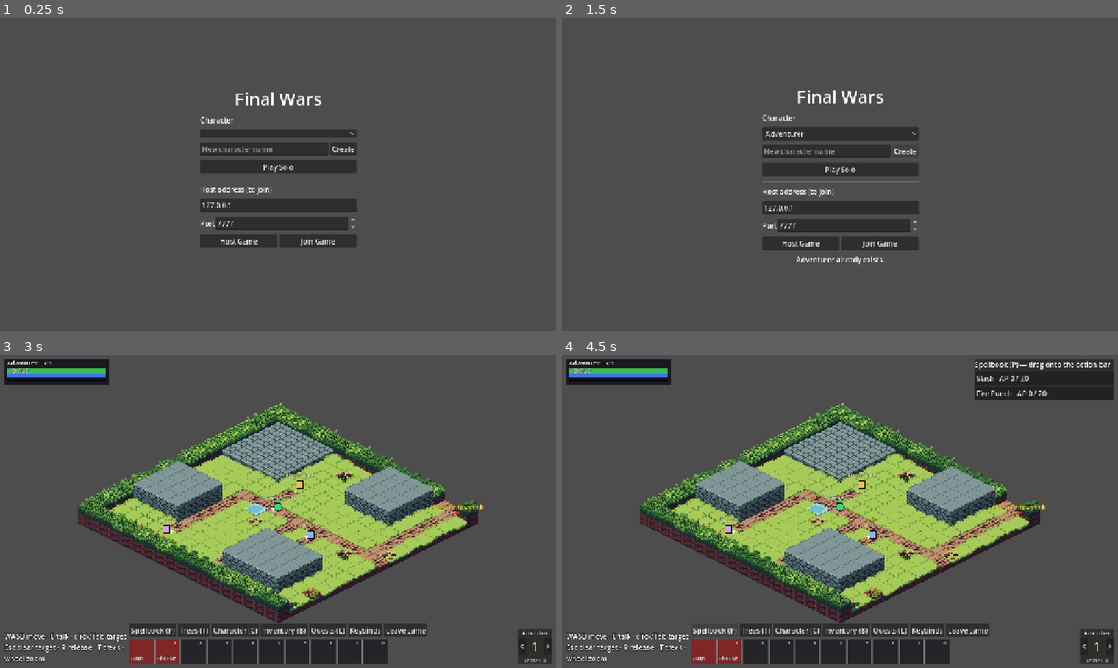
Above: before the commit, frames 1-4 (two rows, left to right).
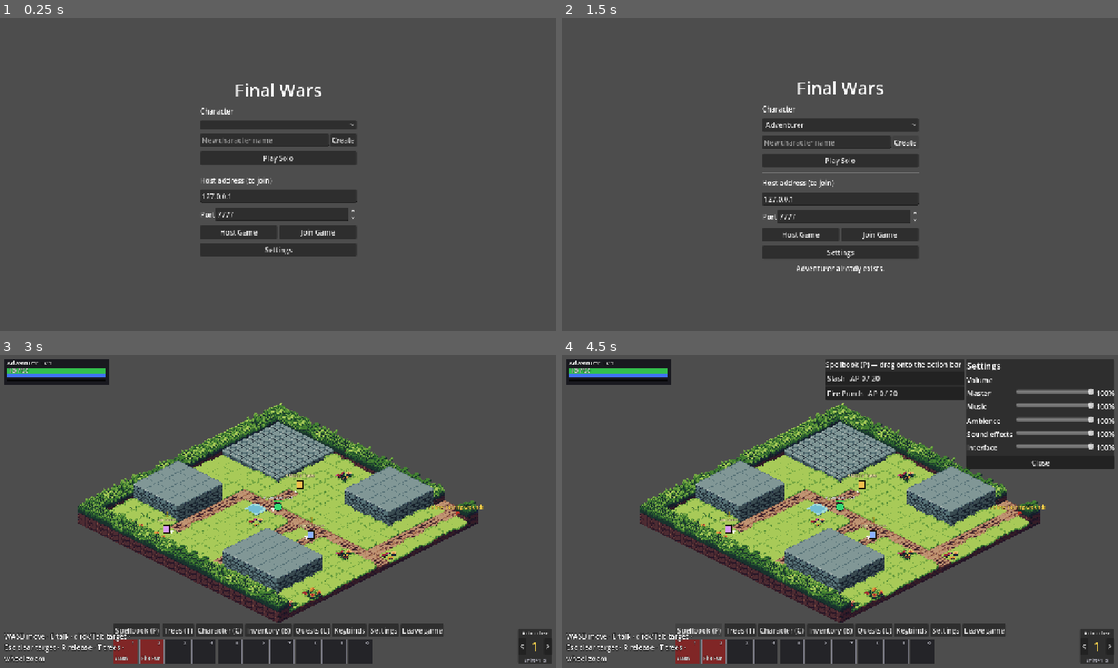
Above: after the commit, the same moments.

Repository: victorduvergermacarons-lang/Final-Wars
Game: Godot game, scene res://scenes/main.tscn
The game is run twice, just before and just after one commit, with the same random seed, the same clock (stepped at 60 frames per second) and the same inputs.
Inputs (mouse positions are in pixels of both pictures, inside the frame that each line leads up to):
- Up to frame 1 (0.25 s): no input
- Up to frame 2 (1.5 s): click "Create" at 0.5 s; click "Create" at 1.25 s
- Up to frame 3 (3 s): click (278, 589) at 2 s, where only the run after the commit has a clickable "Settings"; click "Play Solo" at 2.75 s
- Up to frame 4 (4.5 s): click (945, 630) at 3.5 s, where only the run after the commit has a clickable "Settings"; click "Spellbook (P)" at 4.25 s

The runs differ from the first frame. In frame 1, 7.1% of the frame differs, in the area x 36-65%, y 20-77%; in frame 2, 7.3%; in frame 3, 2.2%; in frame 4, 12%, in the area x 20-100%, y 1-99%.

Commit message:
Settings window with a volume slider per audio bus
Master, Music, Ambience, Sound effects and Interface sliders, applied at once
and saved per player in user://settings.cfg [audio]. Opens from a Settings
button on the main menu and in the HUD.

Co-Authored-By: Claude Opus 5.5 <noreply@anthropic.com>
Claude-Session: https://claude.ai/code/session_01NkxcXD4xqQYvGrzBVzDJEX

Diff:
--- /dev/null
+++ b/tests/unit/test_settings_window.gd
@@ -0,0 +1,26 @@
+extends GutTest
+## The Settings window: one volume slider per bus, applied at once, saved per player.
+
+const PATH := "user://test_settings_window.cfg"
+
+
+func after_each() -> void:
+	for bus in AudioConfig.BUSES:
+		Audio.set_volume(bus, 1.0)
+	DirAccess.remove_absolute(ProjectSettings.globalize_path(PATH))
+
+
+func test_a_slider_per_bus_that_changes_and_saves_the_volume() -> void:
+	var w := SettingsWindow.new()
+	w.settings_path = PATH
+	add_child_autofree(w)
+	assert_eq(w.sliders.keys(), AudioConfig.BUSES, "Master, Music, Ambience, SFX, UI")
+	w.sliders["Music"].value = 40
+	assert_almost_eq(Audio.get_volume("Music"), 0.4, 0.01, "applies at once")
+	w.sliders["UI"].value = 0
+	assert_almost_eq(Audio.get_volume("UI"), 0.0, 0.01, "0 mutes")
+	w.save()
+	var saved := SettingsStore.load_volumes(PATH)
+	assert_almost_eq(saved["Music"], 0.4, 0.01)
+	assert_almost_eq(saved["UI"], 0.0, 0.01)
+	assert_almost_eq(saved["Master"], 1.0, 0.01)
--- a/ui/hud/hud.gd
+++ b/ui/hud/hud.gd
@@ -55,6 +55,7 @@
 var loot_window: LootWindow
 var vendor_window: VendorWindow
 var quest_log: QuestLogWindow
+var settings_window: SettingsWindow
 var _tracker: RichTextLabel
 var _page_label: Label
 var _spellbook: SpellbookPanel
@@ -114,6 +115,7 @@
 	buttons.add_child(_small_button("Quests (L)", func(): _toggle(quest_log)))
 	_bind_button = _small_button("Keybinds", func(): _set_bind_mode(not bind_mode))
 	buttons.add_child(_bind_button)
+	buttons.add_child(_small_button("Settings", func(): _toggle(settings_window)))
 	buttons.add_child(_small_button("Leave game", func(): leave_requested.emit()))
 	var bar := HBoxContainer.new()
 	bar.add_theme_constant_override("separation", 4)
@@ -178,6 +180,10 @@
 	quest_log = QuestLogWindow.new(self)
 	quest_log.visible = false
 	right.add_child(quest_log)
+	settings_window = SettingsWindow.new()
+	settings_window.settings_path = settings_path
+	settings_window.visible = false
+	right.add_child(settings_window)
 	for panel in right.get_children():
 		panel.size_flags_vertical = Control.SIZE_SHRINK_BEGIN
 
--- a/ui/main_menu.gd
+++ b/ui/main_menu.gd
@@ -13,6 +13,7 @@
 var _address: LineEdit
 var _port: SpinBox
 var _status: Label
+var settings_window: SettingsWindow
 
 
 func _ready() -> void:
@@ -66,10 +67,17 @@
 	row.add_child(host)
 	row.add_child(join)
 	box.add_child(row)
+	box.add_child(_button("Settings", func():
+		settings_window.visible = not settings_window.visible))
 	_status = Label.new()
 	_status.autowrap_mode = TextServer.AUTOWRAP_WORD
 	_status.horizontal_alignment = HORIZONTAL_ALIGNMENT_CENTER
 	box.add_child(_status)
+	settings_window = SettingsWindow.new()
+	settings_window.visible = false
+	settings_window.set_anchors_preset(Control.PRESET_TOP_RIGHT)
+	settings_window.position = Vector2(get_viewport().get_visible_rect().size.x - 380, 40)
+	add_child(settings_window)
 
 
 func show_status(text: String) -> void:
--- /dev/null
+++ b/ui/settings_window.gd
@@ -0,0 +1,77 @@
+class_name SettingsWindow
+extends PanelContainer
+## Settings: a volume slider per audio bus (Master, Music, Ambience, SFX, UI).
+## Changes apply at once and are saved on this computer (user://settings.cfg,
+## [audio]) when a slider is released or the window closes.
+
+const LABELS := {"Master": "Master", "Music": "Music", "Ambience": "Ambience", "SFX": "Sound effects", "UI": "Interface"}
+
+var settings_path := SettingsStore.DEFAULT_PATH
+var sliders := {} # bus -> HSlider
+var _values := {} # bus -> Label
+
+
+func _ready() -> void:
+	custom_minimum_size = Vector2(340, 0)
+	var box := VBoxContainer.new()
+	box.add_theme_constant_override("separation", 8)
+	add_child(box)
+	var title := Label.new()
+	title.text = "Settings"
+	title.add_theme_font_size_override("font_size", 20)
+	box.add_child(title)
+	var sound := Label.new()
+	sound.text = "Volume"
+	box.add_child(sound)
+	for bus in AudioConfig.BUSES:
+		var row := HBoxContainer.new()
+		var name := Label.new()
+		name.text = LABELS.get(bus, bus)
+		name.custom_minimum_size = Vector2(110, 0)
+		row.add_child(name)
+		var s := HSlider.new()
+		s.min_value = 0
+		s.max_value = 100
+		s.step = 1
+		s.focus_mode = Control.FOCUS_NONE
+		s.size_flags_horizontal = Control.SIZE_EXPAND_FILL
+		s.custom_minimum_size = Vector2(160, 0)
+		s.value = roundf(Audio.get_volume(bus) * 100.0)
+		s.value_changed.connect(_on_changed.bind(bus))
+		s.drag_ended.connect(func(_changed): save())
+		row.add_child(s)
+		var value := Label.new()
+		value.custom_minimum_size = Vector2(40, 0)
+		value.horizontal_alignment = HORIZONTAL_ALIGNMENT_RIGHT
+		value.text = "%d%%" % int(s.value)
+		row.add_child(value)
+		box.add_child(row)
+		sliders[bus] = s
+		_values[bus] = value
+	var close := Button.new()
+	close.text = "Close"
+	close.focus_mode = Control.FOCUS_NONE
+	close.pressed.connect(func():
+		save()
+		Audio.play(&"ui_close")
+		visible = false)
+	box.add_child(close)
+	visibility_changed.connect(_refresh)
+
+
+func _on_changed(value: float, bus: String) -> void:
+	Audio.set_volume(bus, value / 100.0)
+	_values[bus].text = "%d%%" % int(value)
+
+
+func save() -> void:
+	Audio.save_volumes(settings_path)
+
+
+## Shows the current volumes when opened.
+func _refresh() -> void:
+	if not visible:
+		return
+	for bus in sliders:
+		sliders[bus].set_value_no_signal(roundf(Audio.get_volume(bus) * 100.0))
+		_values[bus].text = "%d%%" % int(sliders[bus].value)
Not shown, added: tests/unit/test_settings_window.gd.uid
Not shown, added: ui/settings_window.gd.uid
